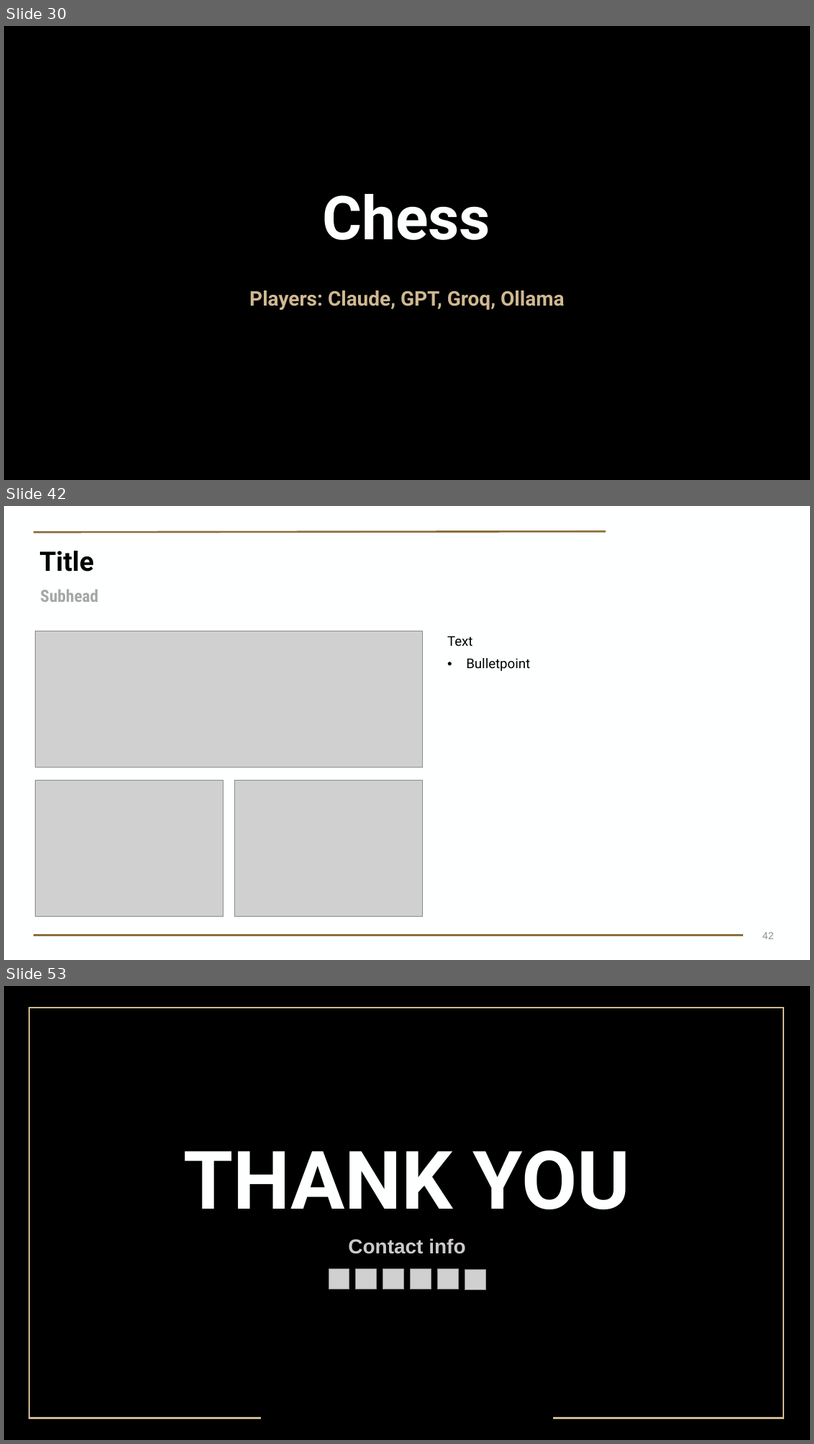
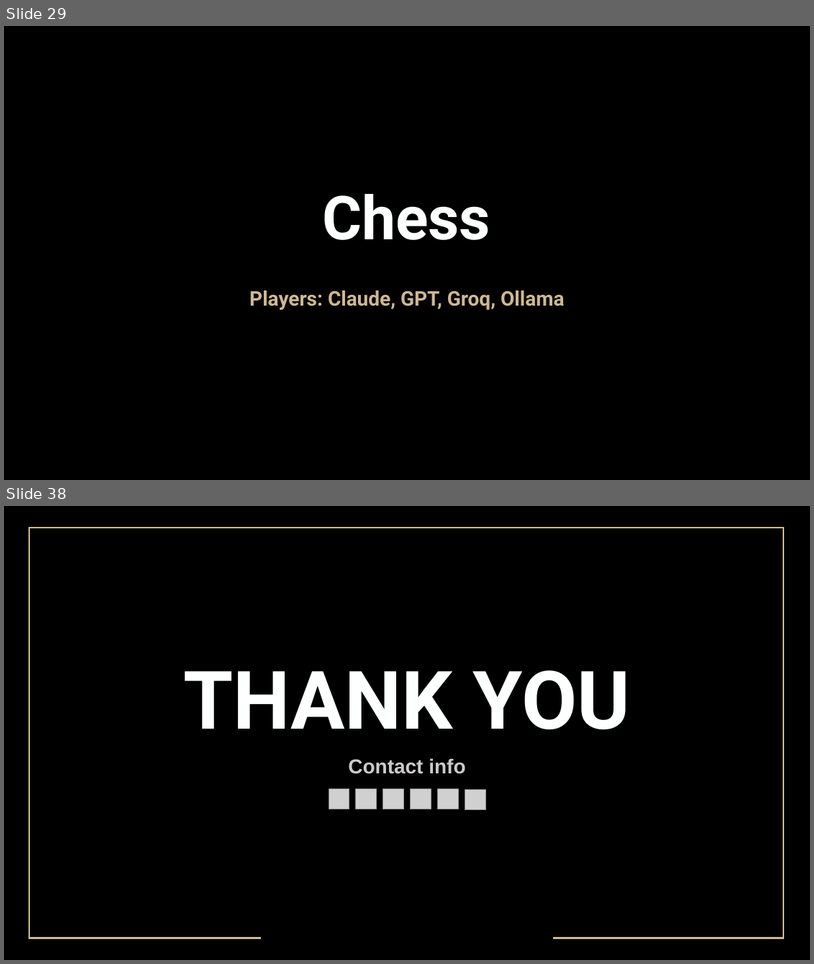
Before and after one commit to Brook-nimuit/AI_HALLUCINATION_CASCADE, a slide deck: PurdueUniversity-Presentation-Template-Widescreen-BrandFonts-2026.pptx/PurdueUniversity-Presentation-Template-Widescreen-BrandFonts-2026.pptx. Shown one above the other, each under a label of ours: slides 30, 42 and 53 before the commit, slides 29 and 38 after it; the slides between them are not shown. The pictures are 814x1444 and 814x964 pixels, drawn with LibreOffice and Linux fonts; fonts in the diff are those of the drawing; grey boxes stand for pictures; background and template pictures are left out. Boxes give left, top, right and bottom in pixels: in the first picture for what was removed or moved away, otherwise in the second. Text is boxed around its words. In the diff, an @@ line names an element or a change of style, - is before the commit and + after.

```diff
--- a/PurdueUniversity-Presentation-Template-Widescreen-BrandFonts-2026.pptx/PurdueUniversity-Presentation-Template-Widescreen-BrandFonts-2026.pptx
+++ b/PurdueUniversity-Presentation-Template-Widescreen-BrandFonts-2026.pptx/PurdueUniversity-Presentation-Template-Widescreen-BrandFonts-2026.pptx
@@ slide 42 removed at (4, 506, 810, 960), background #FEFFFF @@
@@ line removed from (606, 531) to (34, 532) @@
@@ title removed at (39, 551, 94, 572) @@
-Title
@@ text removed at (40, 589, 98, 602) @@
-Subhead
@@ picture removed at (35, 631, 422, 767) @@
@@ text removed at (448, 636, 530, 671) @@
-Text
-• Bulletpoint
@@ picture removed at (35, 780, 223, 916) @@
@@ picture removed at (234, 780, 422, 916) @@
@@ line removed from (744, 935) to (34, 935) @@
@@ page number removed at (763, 932, 774, 939) @@
-42
@@ what was slide 30 is now slide 29 @@
@@ what was slide 53 is now slide 38 @@
```
Also in this commit, not shown: 10 slides changed, 8 slides added, 23 other slides removed, 16 other files.
